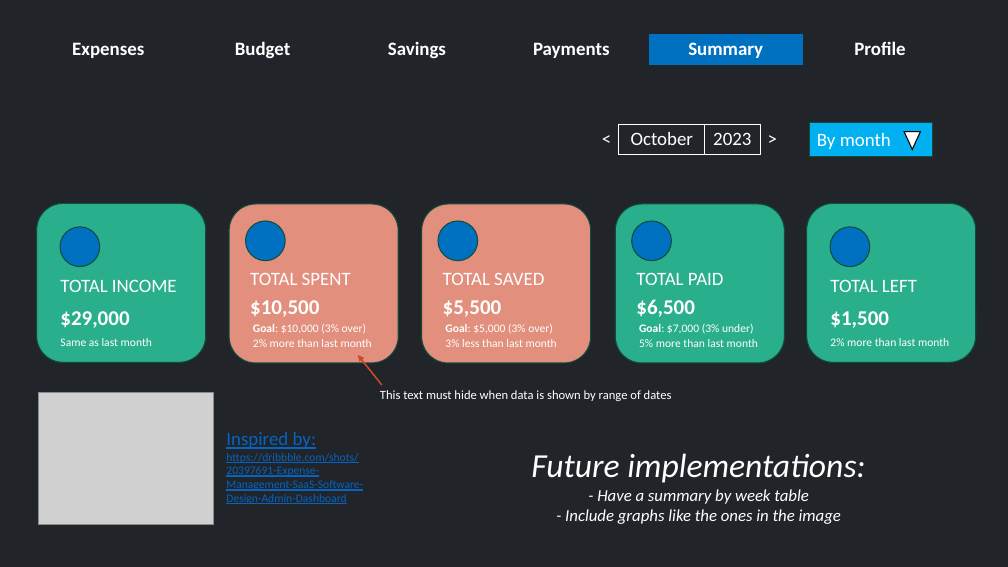
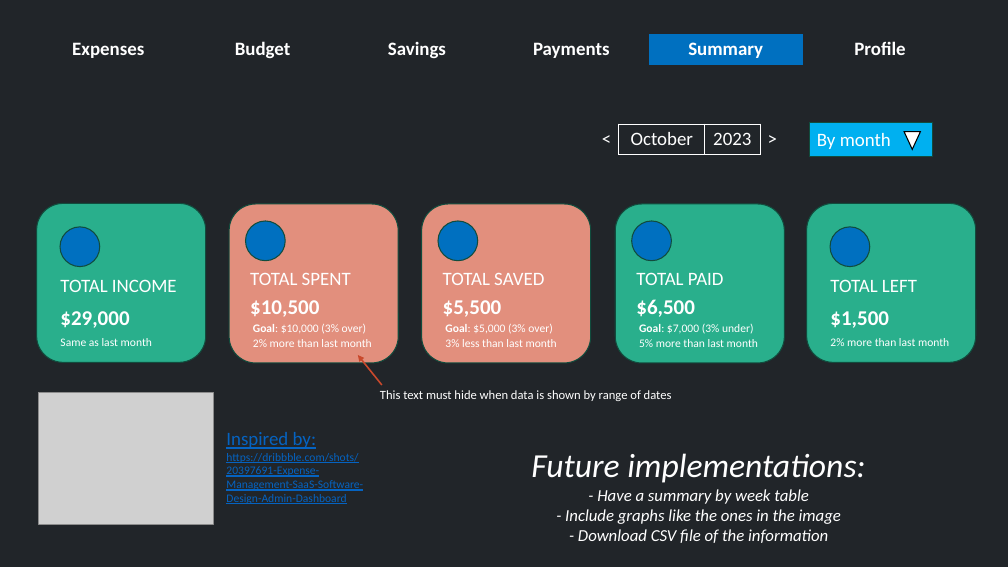
Before and after one commit to Daniel-dadu/ExpensesWebApp, a slide deck: slide 6 of front-end/MockupSimpleDesign.pptx (slide 5 before the commit). Drawn at 1008x567 pixels with LibreOffice and Linux fonts; fonts in the diff are those of the drawing; grey boxes stand for pictures. Boxes give left, top, right and bottom in pixels: in the first picture for what was removed or moved away, otherwise in the second. Text is boxed around its words. In the diff, an @@ line names an element or a change of style, - is before the commit and + after.

```diff
--- a/front-end/MockupSimpleDesign.pptx
+++ b/front-end/MockupSimpleDesign.pptx
@@ text at (578,529,828,543): paragraph added @@
+- Download CSV file of the information
```
Also in this commit, not shown: 3 other slides changed, 1 slide added, 2 other files.
